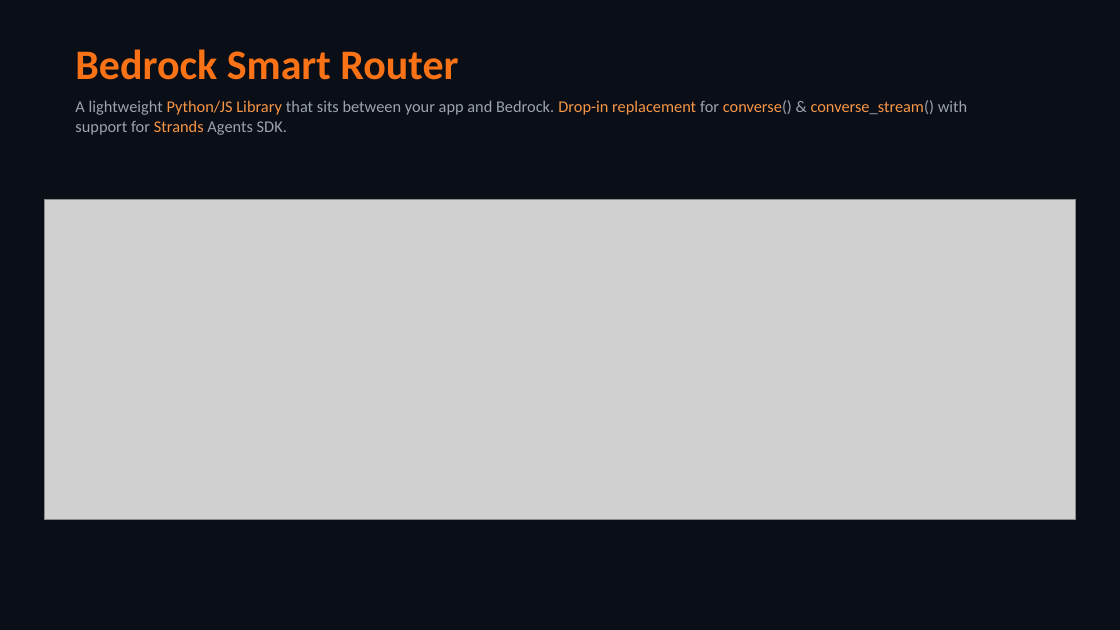
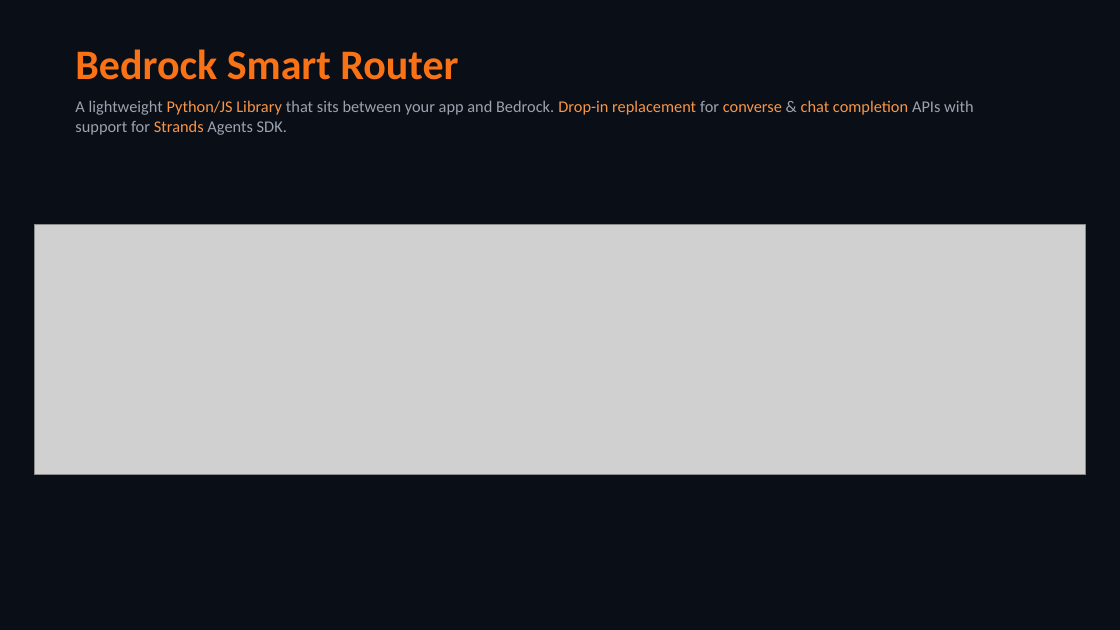
Before and after one commit to sameerbattoo/bedrock-smart-router, a slide deck: slide 3 of docs/Bedrock_Smart_Router.pptx. Drawn at 1120x630 pixels with LibreOffice and Linux fonts; fonts in the diff are those of the drawing; grey boxes stand for pictures. Boxes give left, top, right and bottom in pixels: in the first picture for what was removed or moved away, otherwise in the second. Text is boxed around its words. In the diff, an @@ line names an element or a change of style, - is before the commit and + after.

Commit message:
Generalize OpenAI-compat client + migrate to per-API api_support map
- Rename mantle-only MantleClient to endpoint-agnostic OpenAICompatClient
  (bedrock-runtime preferred, bedrock-mantle transitionary); drop shim/aliases
- Migrate catalog schema: api_support is now a per-API map
  {api: {endpoint, path}}; remove top-level responses_path (computed property);
  loader adapts legacy list-form catalogs
- Route each API (converse/chat_completions/responses) to its catalog endpoint
  via _resolve_openai_compat_target; runtime keeps CRIS-prefixed IDs, mantle
  strips geo prefix + version suffix; rename self._mantle -> self._oai_client
- refresh_catalog.py: two-path mantle probes (record working path), both-API
  probing for mantle-only models, region-aware probing, resilient per-path
  timeouts; regenerate catalog (76 models)
- Fix responses.create to raise on stream=True (not silently buffer), correct
  runtime responses path default, validate api_support map shape on load
- Make examples 17 (guardrail, env-gated) and 29 (max_tokens) runnable;
  remove dead imports across the package

All 579 tests pass.

```diff
--- a/docs/Bedrock_Smart_Router.pptx
+++ b/docs/Bedrock_Smart_Router.pptx
@@ text at <box>75,100,974,135</box>: text changed @@
-A lightweight Python/JS Library that sits between your app and Bedrock. Drop-in replacement for converse() & converse_stream() with support for Strands Agents SDK.
+A lightweight Python/JS Library that sits between your app and Bedrock. Drop-in replacement for converse & chat completion APIs with support for Strands Agents SDK.
@@ picture: place and size @@
-picture at <box>45,199,1075,520</box>
+picture at <box>34,225,1086,475</box>
```
Also in this commit, not shown: 2 other slides changed, 38 other files.
